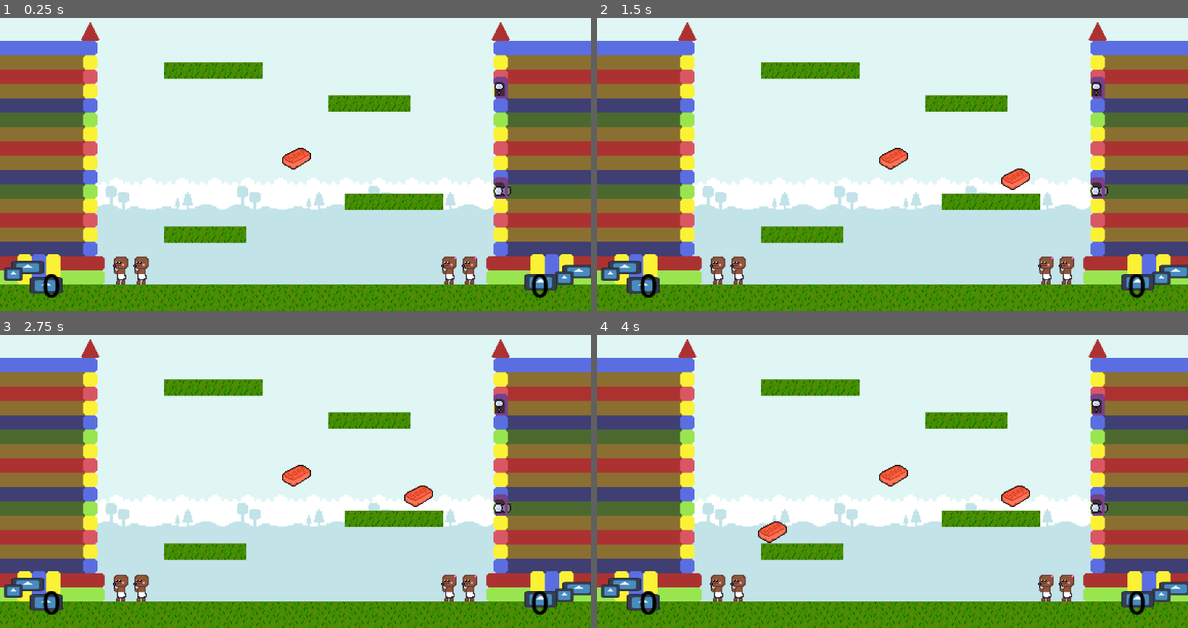
Above: before the commit, frames 1-4 (two rows, left to right).
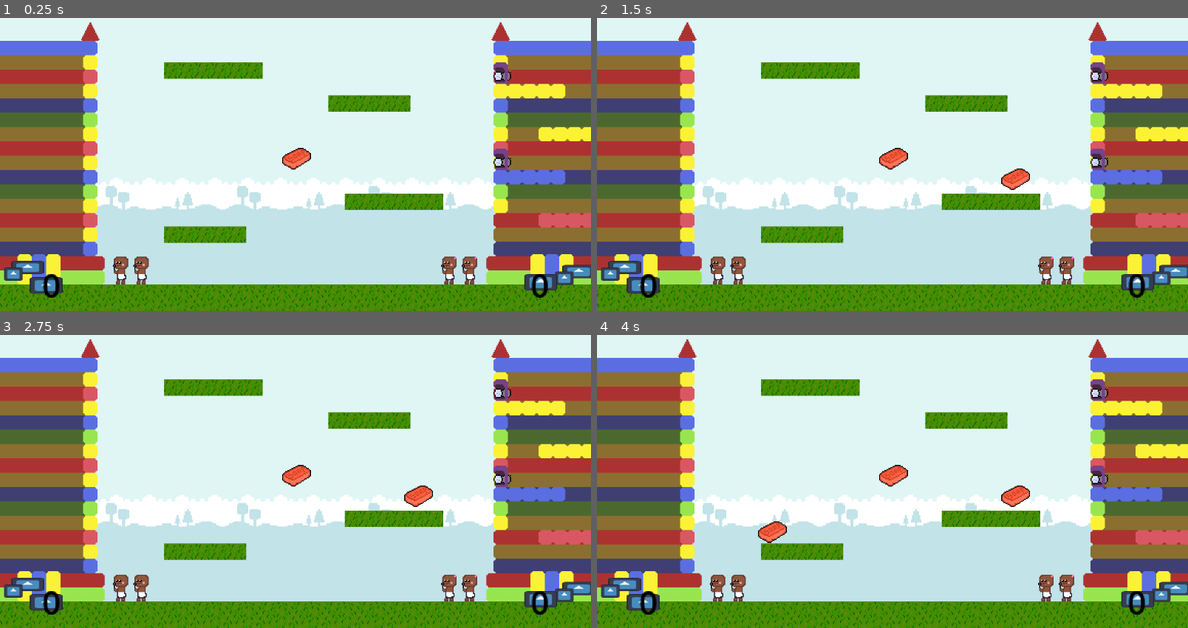
Above: after the commit, the same moments.

Repository: Konillon/GGJ25_Godot
Game: Godot game, scene res://scenes/sandbox.tscn
Same seed, same stepped clock (60 frames per second), same inputs: the game is played once before the commit and once after it. The engine's default icon, where the game draws it, is replaced by a stand-in: a white triangle on a blue panel in a dark square.
Inputs:
- Up to frame 1 (0.25 s): no input
- Up to frame 2 (1.5 s): no input
- Up to frame 3 (2.75 s): no input
- Up to frame 4 (4 s): tap Enter at 2.75 s

The runs differ from the first frame. In frame 1, 2.8% of the frame differs, in the area x 83-100%, y 15-82%; in frame 2, 2.8%; in frame 3, 2.8%; in frame 4, 2.8%.

Commit message:
algumas colisoes castelo

Diff:
--- a/scenes/sandbox.tscn
+++ b/scenes/sandbox.tscn
@@ -8,11 +8,18 @@
 [ext_resource type="PackedScene" uid="uid://dx18sealm2pwy" path="res://entities/button.tscn" id="4_v7owa"]
 [ext_resource type="PackedScene" uid="uid://blw4tsbobhdcj" path="res://entities/soap.tscn" id="5_jrek0"]
 [ext_resource type="TileSet" uid="uid://w73srp740ydj" path="res://mini_tiles.tres" id="5_ny5dr"]
+[ext_resource type="Texture2D" uid="uid://cfrsw1atngyg" path="res://sprites/castle_platform_mask.png" id="5_oj8no"]
 [ext_resource type="TileSet" uid="uid://bg4imhqttpbp8" path="res://tiles.tres" id="6_70f06"]
 [ext_resource type="AudioStream" uid="uid://tscof6otxisl" path="res://music/main_theme.mp3" id="9_60svy"]
 [ext_resource type="Script" path="res://scripts/score.gd" id="11_danc5"]
 [ext_resource type="Script" path="res://scripts/spawner.gd" id="11_ev66p"]
 
+[sub_resource type="RectangleShape2D" id="RectangleShape2D_sb3s8"]
+size = Vector2(14, 14)
+
+[sub_resource type="RectangleShape2D" id="RectangleShape2D_d1py8"]
+size = Vector2(128, 28)
+
 [sub_resource type="LabelSettings" id="LabelSettings_kw2x0"]
 font_size = 32
 font_color = Color(0, 0, 0, 1)
@@ -36,12 +43,227 @@
 texture = ExtResource("1_4iqt7")
 
 [node name="Sprite2D2" type="Sprite2D" parent="Castle2"]
-position = Vector2(-50, -64.5)
+position = Vector2(-48, -78.5)
 texture = ExtResource("2_y7gdt")
 
 [node name="Sprite2D3" type="Sprite2D" parent="Castle2"]
-position = Vector2(-48, 33.5)
+position = Vector2(-48, 5.5)
 texture = ExtResource("3_mluqk")
+
+[node name="Doors" type="Node2D" parent="Castle2"]
+
+[node name="Sprite2D4" type="Sprite2D" parent="Castle2/Doors"]
+modulate = Color(0.247059, 0.247059, 0.454902, 1)
+position = Vector2(-50, 93)
+texture = ExtResource("5_oj8no")
+
+[node name="Sprite2D5" type="Sprite2D" parent="Castle2/Doors"]
+modulate = Color(0.541176, 0.435294, 0.188235, 1)
+position = Vector2(-50, 79)
+texture = ExtResource("5_oj8no")
+
+[node name="Sprite2D6" type="Sprite2D" parent="Castle2/Doors"]
+modulate = Color(0.67451, 0.196078, 0.196078, 1)
+position = Vector2(-50, 65)
+texture = ExtResource("5_oj8no")
+
+[node name="Platforms" type="Node2D" parent="Castle2"]
+
+[node name="P0" type="Node2D" parent="Castle2/Platforms"]
+
+[node name="StaticBody2D" type="StaticBody2D" parent="Castle2/Platforms/P0"]
+position = Vector2(36, 65)
+
+[node name="CollisionShape2D" type="CollisionShape2D" parent="Castle2/Platforms/P0/StaticBody2D"]
+shape = SubResource("RectangleShape2D_sb3s8")
+one_way_collision = true
+
+[node name="Sprite2D" type="Sprite2D" parent="Castle2/Platforms/P0/StaticBody2D"]
+modulate = Color(0.85098, 0.341176, 0.388235, 1)
+texture = ExtResource("5_oj8no")
+
+[node name="StaticBody2D2" type="StaticBody2D" parent="Castle2/Platforms/P0"]
+position = Vector2(22, 65)
+
+[node name="CollisionShape2D" type="CollisionShape2D" parent="Castle2/Platforms/P0/StaticBody2D2"]
+shape = SubResource("RectangleShape2D_sb3s8")
+one_way_collision = true
+
+[node name="Sprite2D" type="Sprite2D" parent="Castle2/Platforms/P0/StaticBody2D2"]
+modulate = Color(0.85098, 0.341176, 0.388235, 1)
+texture = ExtResource("5_oj8no")
+
+[node name="StaticBody2D3" type="StaticBody2D" parent="Castle2/Platforms/P0"]
+position = Vector2(8, 65)
+
+[node name="CollisionShape2D" type="CollisionShape2D" parent="Castle2/Platforms/P0/StaticBody2D3"]
+shape = SubResource("RectangleShape2D_sb3s8")
+one_way_collision = true
+
+[node name="Sprite2D" type="Sprite2D" parent="Castle2/Platforms/P0/StaticBody2D3"]
+modulate = Color(0.85098, 0.341176, 0.388235, 1)
+texture = ExtResource("5_oj8no")
+
+[node name="StaticBody2D4" type="StaticBody2D" parent="Castle2/Platforms/P0"]
+position = Vector2(-6, 65)
+
+[node name="CollisionShape2D" type="CollisionShape2D" parent="Castle2/Platforms/P0/StaticBody2D4"]
+shape = SubResource("RectangleShape2D_sb3s8")
+one_way_collision = true
+
+[node name="Sprite2D" type="Sprite2D" parent="Castle2/Platforms/P0/StaticBody2D4"]
+modulate = Color(0.85098, 0.341176, 0.388235, 1)
+texture = ExtResource("5_oj8no")
+
+[node name="P1" type="Node2D" parent="Castle2/Platforms"]
+position = Vector2(-30, -42)
+
+[node name="StaticBody2D" type="StaticBody2D" parent="Castle2/Platforms/P1"]
+position = Vector2(36, 65)
+
+[node name="CollisionShape2D" type="CollisionShape2D" parent="Castle2/Platforms/P1/StaticBody2D"]
+shape = SubResource("RectangleShape2D_sb3s8")
+one_way_collision = true
+
+[node name="Sprite2D" type="Sprite2D" parent="Castle2/Platforms/P1/StaticBody2D"]
+modulate = Color(0.356863, 0.431373, 0.882353, 1)
+texture = ExtResource("5_oj8no")
+
+[node name="StaticBody2D2" type="StaticBody2D" parent="Castle2/Platforms/P1"]
+position = Vector2(22, 65)
+
+[node name="CollisionShape2D" type="CollisionShape2D" parent="Castle2/Platforms/P1/StaticBody2D2"]
+shape = SubResource("RectangleShape2D_sb3s8")
+one_way_collision = true
+
+[node name="Sprite2D" type="Sprite2D" parent="Castle2/Platforms/P1/StaticBody2D2"]
+modulate = Color(0.356863, 0.431373, 0.882353, 1)
+texture = ExtResource("5_oj8no")
+
+[node name="StaticBody2D3" type="StaticBody2D" parent="Castle2/Platforms/P1"]
+position = Vector2(8, 65)
+
+[node name="CollisionShape2D" type="CollisionShape2D" parent="Castle2/Platforms/P1/StaticBody2D3"]
+shape = SubResource("RectangleShape2D_sb3s8")
+one_way_collision = true
+
+[node name="Sprite2D" type="Sprite2D" parent="Castle2/Platforms/P1/StaticBody2D3"]
+modulate = Color(0.356863, 0.431373, 0.882353, 1)
+texture = ExtResource("5_oj8no")
+
+[node name="StaticBody2D4" type="StaticBody2D" parent="Castle2/Platforms/P1"]
+position = Vector2(-6, 65)
+
+[node name="CollisionShape2D" type="CollisionShape2D" parent="Castle2/Platforms/P1/StaticBody2D4"]
+shape = SubResource("RectangleShape2D_sb3s8")
+one_way_collision = true
+
+[node name="Sprite2D" type="Sprite2D" parent="Castle2/Platforms/P1/StaticBody2D4"]
+modulate = Color(0.356863, 0.431373, 0.882353, 1)
+texture = ExtResource("5_oj8no")
+
+[node name="P2" type="Node2D" parent="Castle2/Platforms"]
+position = Vector2(0, -84)
+
+[node name="StaticBody2D" type="StaticBody2D" parent="Castle2/Platforms/P2"]
+position = Vector2(36, 65)
+
+[node name="CollisionShape2D" type="CollisionShape2D" parent="Castle2/Platforms/P2/StaticBody2D"]
+shape = SubResource("RectangleShape2D_sb3s8")
+one_way_collision = true
+
+[node name="Sprite2D" type="Sprite2D" parent="Castle2/Platforms/P2/StaticBody2D"]
+modulate = Color(0.984314, 0.94902, 0.211765, 1)
+texture = ExtResource("5_oj8no")
+
+[node name="StaticBody2D2" type="StaticBody2D" parent="Castle2/Platforms/P2"]
+position = Vector2(22, 65)
+
+[node name="CollisionShape2D" type="CollisionShape2D" parent="Castle2/Platforms/P2/StaticBody2D2"]
+shape = SubResource("RectangleShape2D_sb3s8")
+one_way_collision = true
+
+[node name="Sprite2D" type="Sprite2D" parent="Castle2/Platforms/P2/StaticBody2D2"]
+modulate = Color(0.984314, 0.94902, 0.211765, 1)
+texture = ExtResource("5_oj8no")
+
+[node name="StaticBody2D3" type="StaticBody2D" parent="Castle2/Platforms/P2"]
+position = Vector2(8, 65)
+
+[node name="CollisionShape2D" type="CollisionShape2D" parent="Castle2/Platforms/P2/StaticBody2D3"]
+shape = SubResource("RectangleShape2D_sb3s8")
+one_way_collision = true
+
+[node name="Sprite2D" type="Sprite2D" parent="Castle2/Platforms/P2/StaticBody2D3"]
+modulate = Color(0.984314, 0.94902, 0.211765, 1)
+texture = ExtResource("5_oj8no")
+
+[node name="StaticBody2D4" type="StaticBody2D" parent="Castle2/Platforms/P2"]
+position = Vector2(-6, 65)
+
+[node name="CollisionShape2D" type="CollisionShape2D" parent="Castle2/Platforms/P2/StaticBody2D4"]
+shape = SubResource("RectangleShape2D_sb3s8")
+one_way_collision = true
+
+[node name="Sprite2D" type="Sprite2D" parent="Castle2/Platforms/P2/StaticBody2D4"]
+modulate = Color(0.984314, 0.94902, 0.211765, 1)
+texture = ExtResource("5_oj8no")
+
+[node name="P3" type="Node2D" parent="Castle2/Platforms"]
+position = Vector2(-30, -126)
+
+[node name="StaticBody2D" type="StaticBody2D" parent="Castle2/Platforms/P3"]
+position = Vector2(36, 65)
+
+[node name="CollisionShape2D" type="CollisionShape2D" parent="Castle2/Platforms/P3/StaticBody2D"]
+shape = SubResource("RectangleShape2D_sb3s8")
+one_way_collision = true
+
+[node name="Sprite2D" type="Sprite2D" parent="Castle2/Platforms/P3/StaticBody2D"]
+modulate = Color(0.984314, 0.94902, 0.211765, 1)
+texture = ExtResource("5_oj8no")
+
+[node name="StaticBody2D2" type="StaticBody2D" parent="Castle2/Platforms/P3"]
+position = Vector2(22, 65)
+
+[node name="CollisionShape2D" type="CollisionShape2D" parent="Castle2/Platforms/P3/StaticBody2D2"]
+shape = SubResource("RectangleShape2D_sb3s8")
+one_way_collision = true
+
+[node name="Sprite2D" type="Sprite2D" parent="Castle2/Platforms/P3/StaticBody2D2"]
+modulate = Color(0.984314, 0.94902, 0.211765, 1)
+texture = ExtResource("5_oj8no")
+
+[node name="StaticBody2D3" type="StaticBody2D" parent="Castle2/Platforms/P3"]
+position = Vector2(8, 65)
+
+[node name="CollisionShape2D" type="CollisionShape2D" parent="Castle2/Platforms/P3/StaticBody2D3"]
+shape = SubResource("RectangleShape2D_sb3s8")
+one_way_collision = true
+
+[node name="Sprite2D" type="Sprite2D" parent="Castle2/Platforms/P3/StaticBody2D3"]
+modulate = Color(0.984314, 0.94902, 0.211765, 1)
+texture = ExtResource("5_oj8no")
+
+[node name="StaticBody2D4" type="StaticBody2D" parent="Castle2/Platforms/P3"]
+position = Vector2(-6, 65)
+
+[node name="CollisionShape2D" type="CollisionShape2D" parent="Castle2/Platforms/P3/StaticBody2D4"]
+shape = SubResource("RectangleShape2D_sb3s8")
+one_way_collision = true
+
+[node name="Sprite2D" type="Sprite2D" parent="Castle2/Platforms/P3/StaticBody2D4"]
+modulate = Color(0.984314, 0.94902, 0.211765, 1)
+texture = ExtResource("5_oj8no")
+
+[node name="Collision" type="Node2D" parent="Castle2"]
+position = Vector2(15.18, 65.475)
+
+[node name="Main" type="StaticBody2D" parent="Castle2/Collision"]
+position = Vector2(-15, 48.115)
+
+[node name="CollisionShape2D" type="CollisionShape2D" parent="Castle2/Collision/Main"]
+shape = SubResource("RectangleShape2D_d1py8")
 
 [node name="Platforms" type="TileMapLayer" parent="."]
 position = Vector2(0, 15.74)
Not shown: 1 places in scenes/sandbox.tscn that only renumber resources
Binary file changed: sprites/window_small.png
